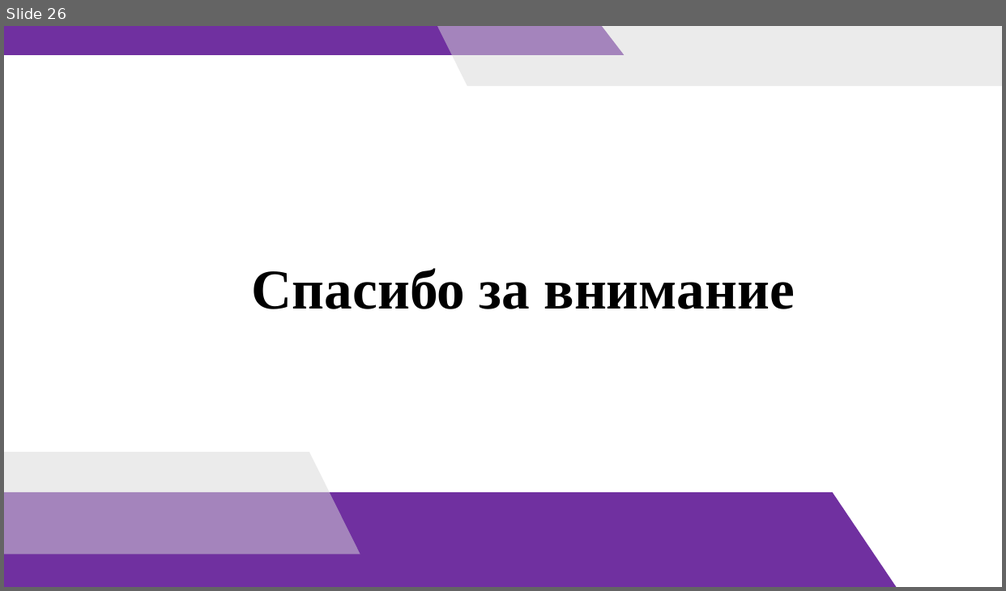
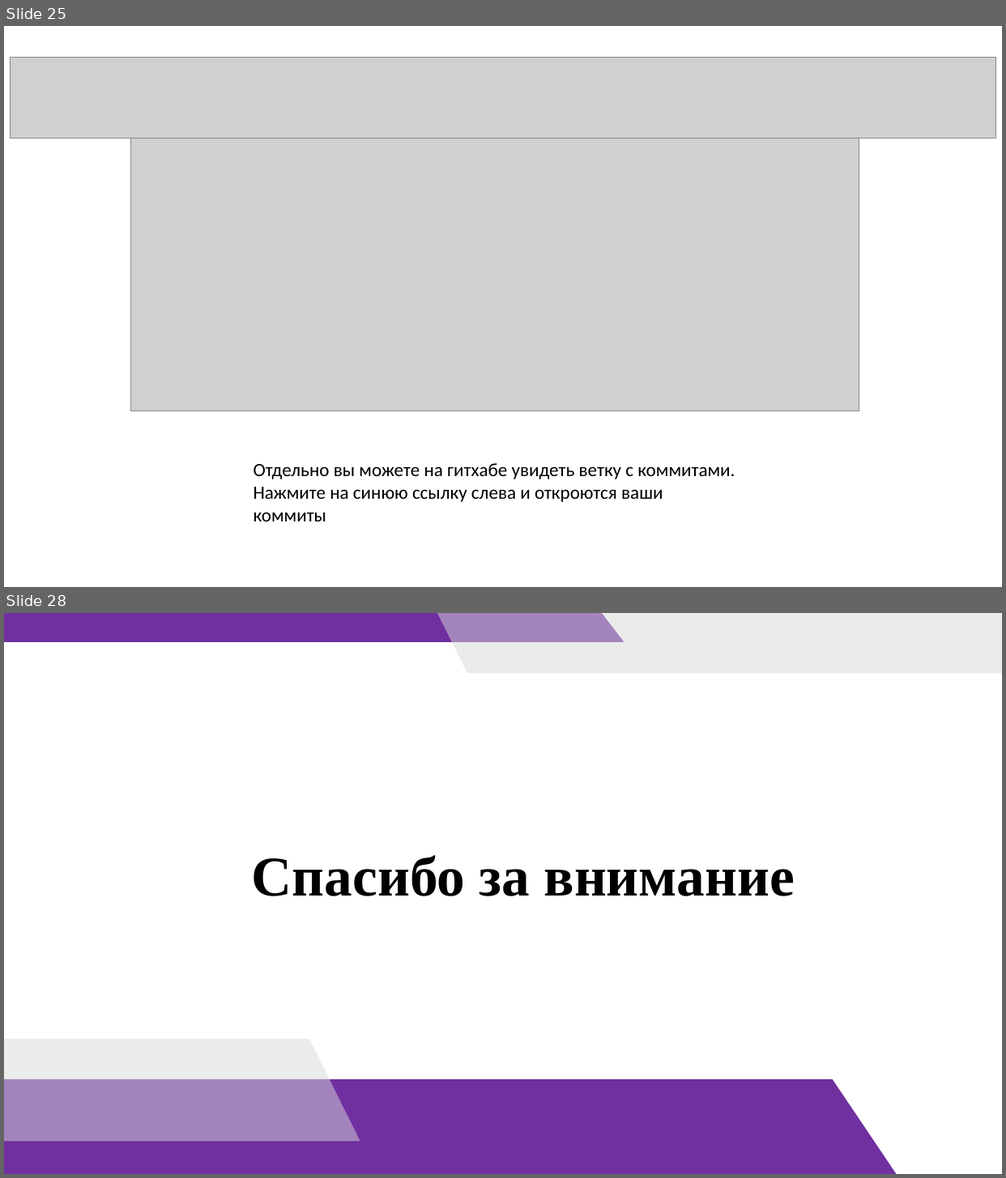
Before and after one commit to doshenka/akademy_files, a slide deck: преза на 11-23-24.pptx. Shown one above the other, each under a label of ours: slide 26 before the commit, slides 25 and 28 after it; the slides between them are not shown. The pictures are 1006x591 and 1006x1178 pixels, drawn with LibreOffice and Linux fonts; fonts in the diff are those of the drawing; grey boxes stand for pictures. Boxes give left, top, right and bottom in pixels: in the first picture for what was removed or moved away, otherwise in the second. Text is boxed around its words. In the diff, an @@ line names an element or a change of style, - is before the commit and + after.

```diff
--- a/преза на 11-23-24.pptx
+++ b/преза на 11-23-24.pptx
@@ slide 25 added at [4, 26, 1002, 587], background #FFFFFF @@
@@ picture added at [10, 58, 996, 139] @@
@@ picture added at [131, 139, 859, 412] @@
@@ text added at [253, 463, 735, 522], 18 pt, text #000000 @@
+Отдельно вы можете на гитхабе увидеть ветку с коммитами. Нажмите на синюю ссылку слева и откроются ваши коммиты
@@ what was slide 26 is now slide 28 @@
```
Also in this commit, not shown: 2 slides changed, 12 other slides added, 11 slides removed.
